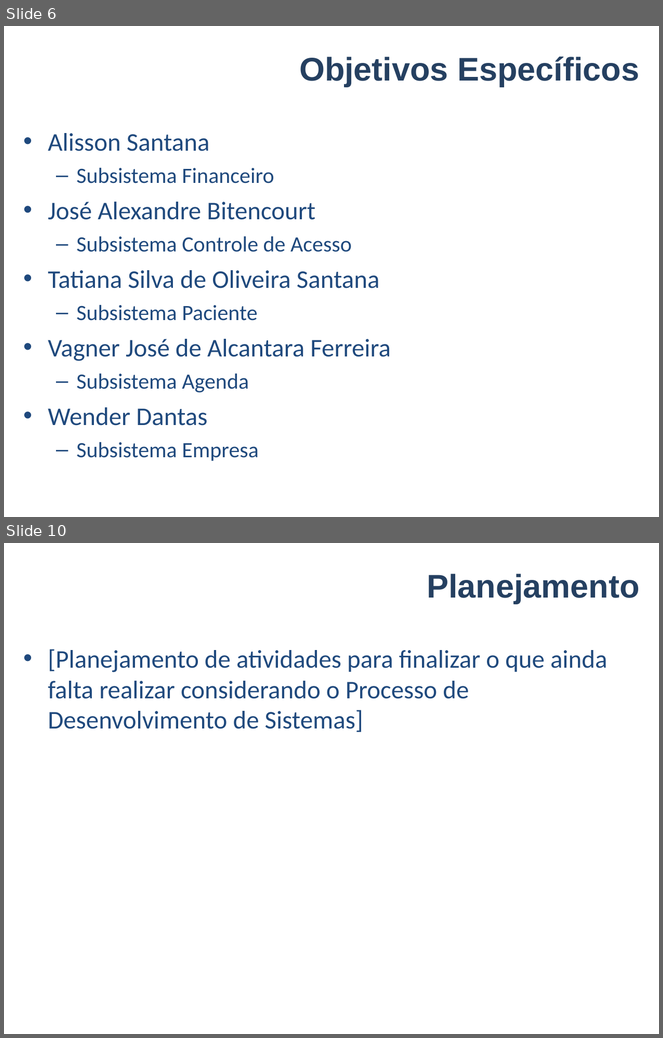
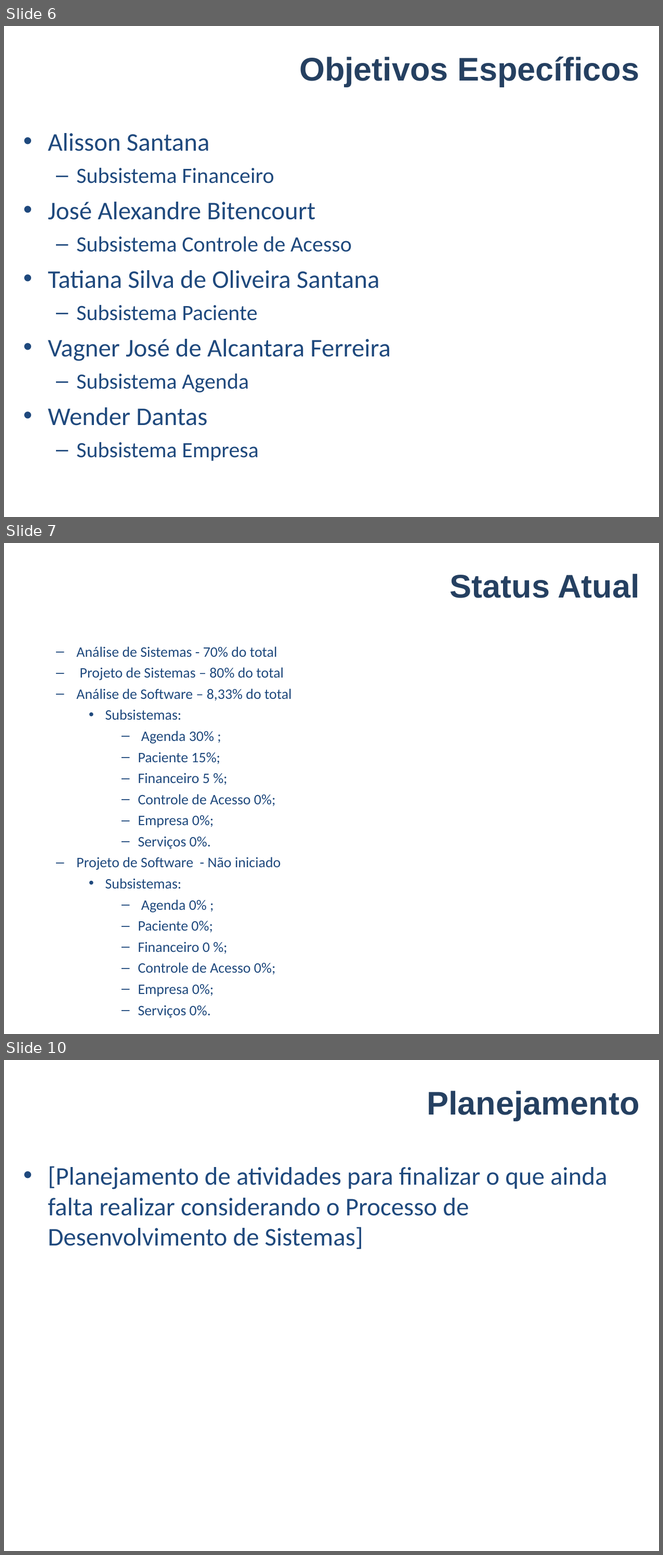
Before and after one commit to VagnerAlcantara/TCC, a slide deck: AnteProjeto/Apresentacao do Anteprojeto.ppt. Shown one above the other, each under a label of ours: slides 6 and 10 before the commit, slides 6, 7 and 10 after it; the slides between them are not shown. The pictures are 663x1038 and 663x1555 pixels, drawn with LibreOffice and Linux fonts; fonts in the diff are those of the drawing; background and template pictures are left out. Boxes give left, top, right and bottom in pixels: in the first picture for what was removed or moved away, otherwise in the second. Text is boxed around its words. In the diff, an @@ line names an element or a change of style, - is before the commit and + after.

Commit message:
Atualização
Atualização

```diff
--- a/AnteProjeto/Apresentacao do Anteprojeto.ppt
+++ b/AnteProjeto/Apresentacao do Anteprojeto.ppt
@@ slide 7 added at [4,543,659,1034], background #FFFFFF @@
@@ title added at [450,574,639,598], 36 pt, text #254061, bold @@
+Status Atual
@@ text added at [76,646,292,1018], 16 pt, text #1F497D @@
+  – Análise de Sistemas - 70% do total
+  – Projeto de Sistemas – 80% do total
+  – Análise de Software – 8,33% do total
+    • Subsistemas:
+      – Agenda 30% ;
+      – Paciente 15%;
+      – Financeiro 5 %;
+      – Controle de Acesso 0%;
+      – Empresa 0%;
+      – Serviços 0%.
+  – Projeto de Software - Não iniciado
+    • Subsistemas:
+      – Agenda 0% ;
+      – Paciente 0%;
+      – Financeiro 0 %;
+      – Controle de Acesso 0%;
+      – Empresa 0%;
+      – Serviços 0%.
```
Also in this commit, not shown: 1 slide changed, 1 other slide added, 2 slides removed.
